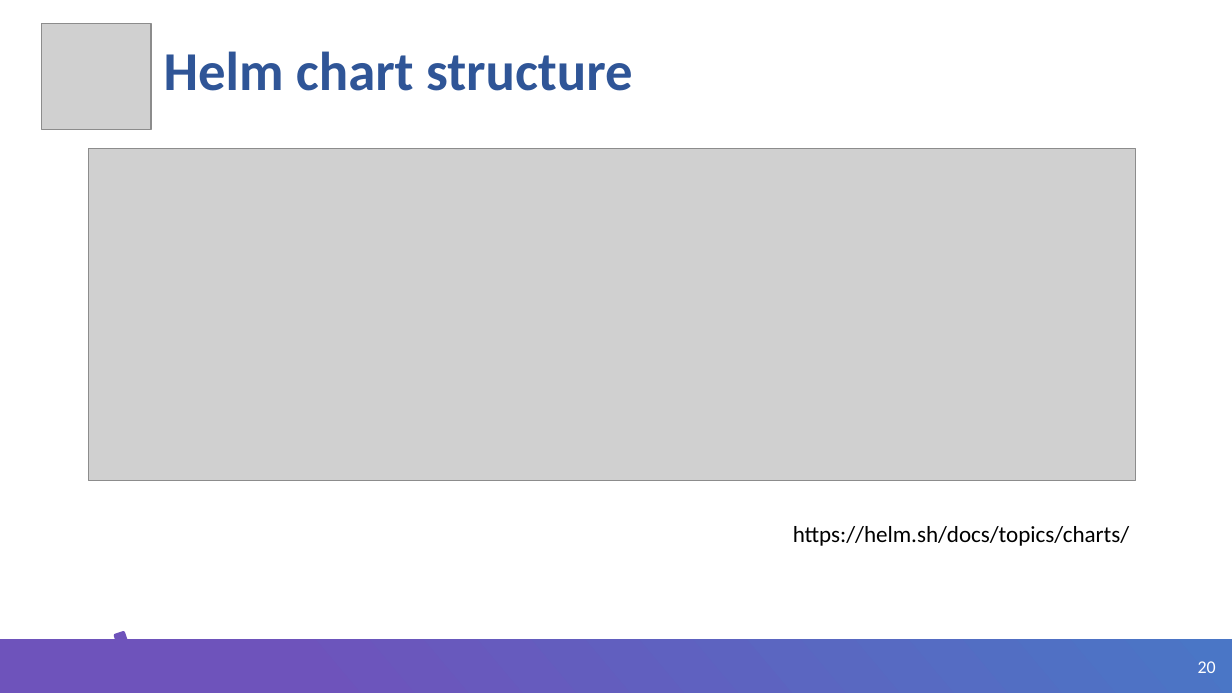
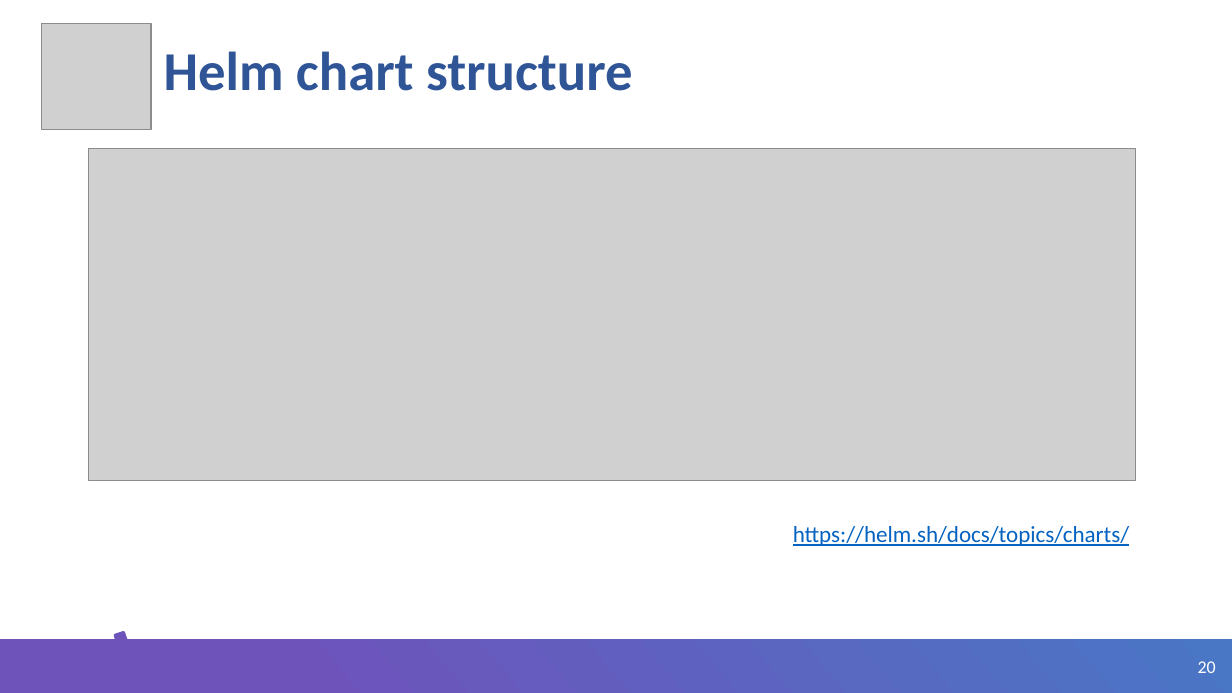
Before and after one commit to ybaryshnikova/extensions-meetup, a slide deck: slide 20 of Kubernetes CRD Helm.pptx. Drawn at 1232x693 pixels with LibreOffice and Linux fonts; fonts in the diff are those of the drawing; grey boxes stand for pictures; background and template pictures are left out. Boxes give left, top, right and bottom in pixels: in the first picture for what was removed or moved away, otherwise in the second. Text is boxed around its words. In the diff, an @@ line names an element or a change of style, - is before the commit and + after.

```diff
--- a/Kubernetes CRD Helm.pptx
+++ b/Kubernetes CRD Helm.pptx
@@ text "https://helm.sh/docs/topics/charts/" at box(793, 526, 1129, 546): text colour #000000 to #0563C1, underline on @@
```
Also in this commit, not shown: 2 other slides changed, 1 slide added, 1 slide removed, 1 other file.
